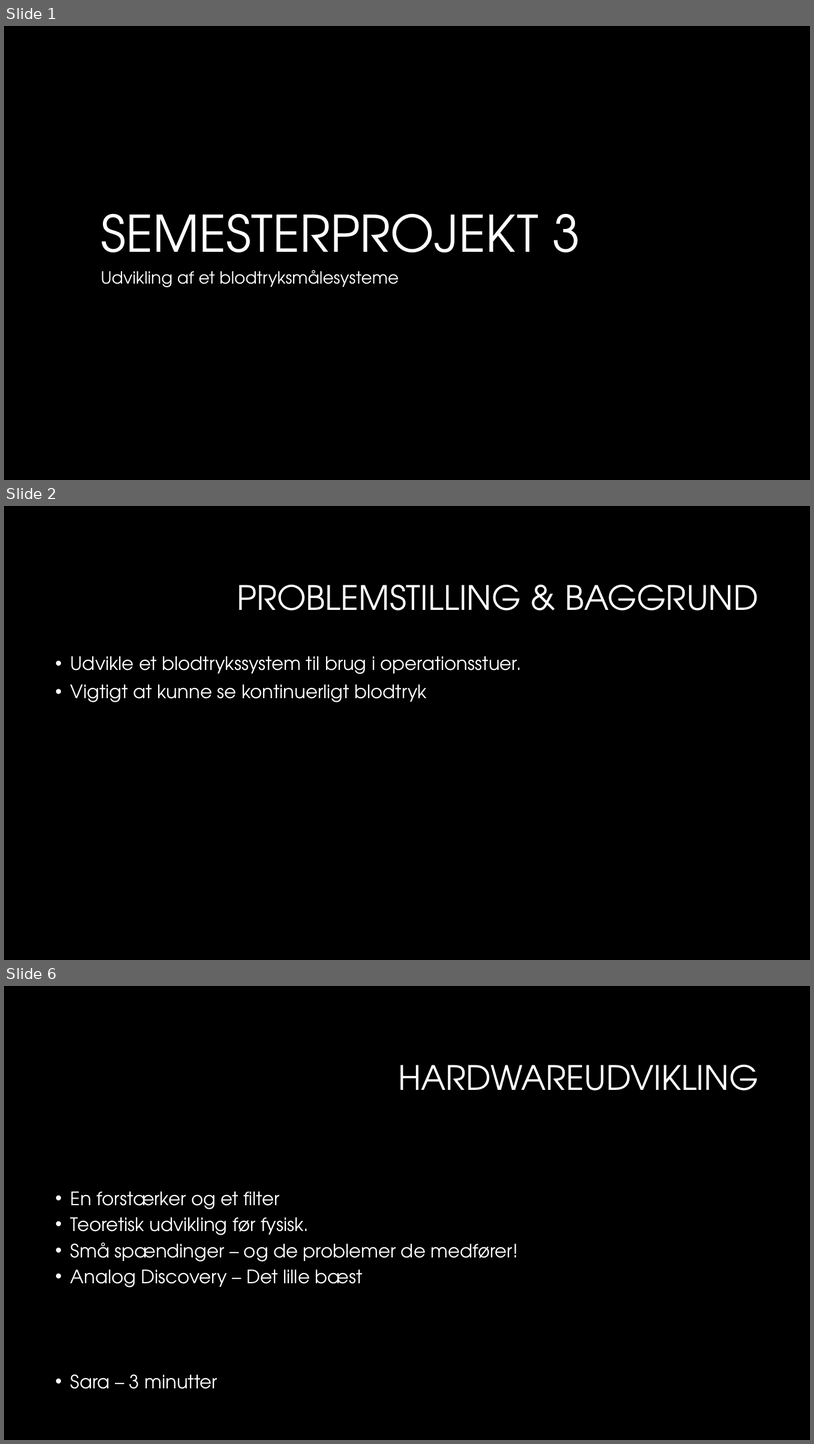
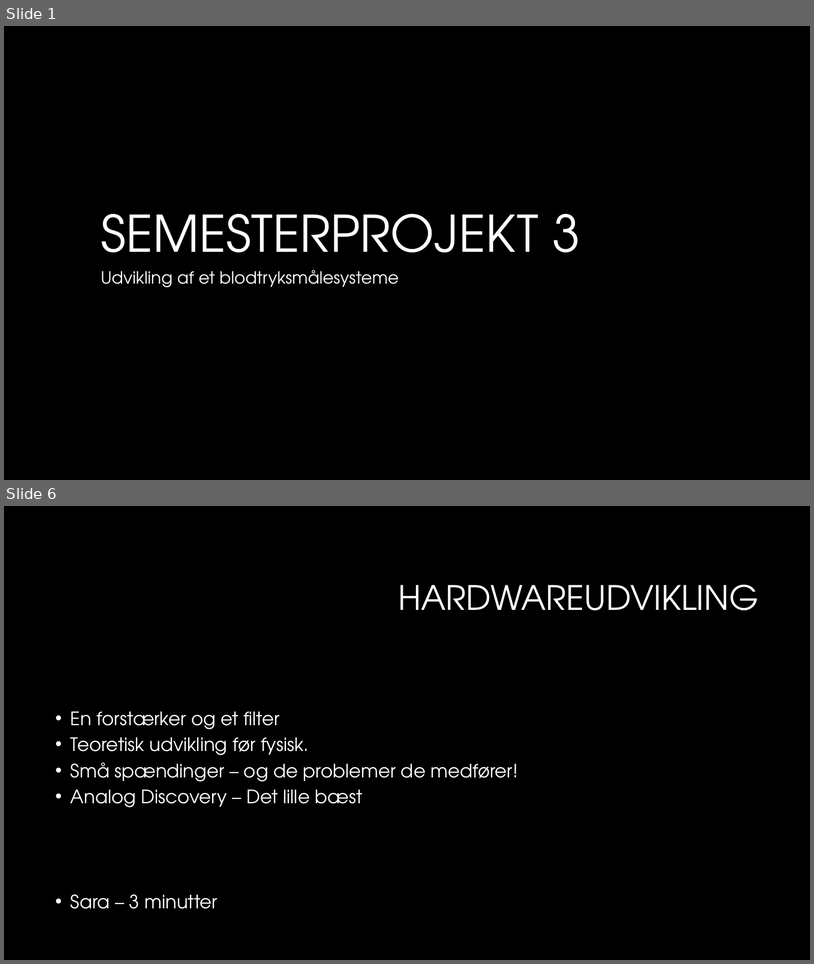
Before and after one commit to sarakirkeby/Semester-Projekt-3, a slide deck: Bifiler til projekt/Semesterprojekt 3.pptx. Shown one above the other, each under a label of ours: slides 1, 2 and 6 before the commit, slides 1 and 6 after it; the slides between them are not shown. The pictures are 814x1444 and 814x964 pixels, drawn with LibreOffice and Linux fonts; fonts in the diff are those of the drawing; background and template pictures are left out. Boxes give left, top, right and bottom in pixels: in the first picture for what was removed or moved away, otherwise in the second. Text is boxed around its words. In the diff, an @@ line names an element or a change of style, - is before the commit and + after.

```diff
--- a/Bifiler til projekt/Semesterprojekt 3.pptx
+++ b/Bifiler til projekt/Semesterprojekt 3.pptx
@@ slide 2 removed at [4, 506, 810, 960], background #000000 @@
@@ title removed at [237, 585, 759, 610] @@
-PROBLEMSTILLING & BAGGRUND
@@ text removed at [71, 656, 522, 702] @@
-• Udvikle et blodtrykssystem til brug i operationsstuer.
-• Vigtigt at kunne se kontinuerligt blodtryk
```
Also in this commit, not shown: 1 slide changed, 3 slides added, 2 other slides removed.
